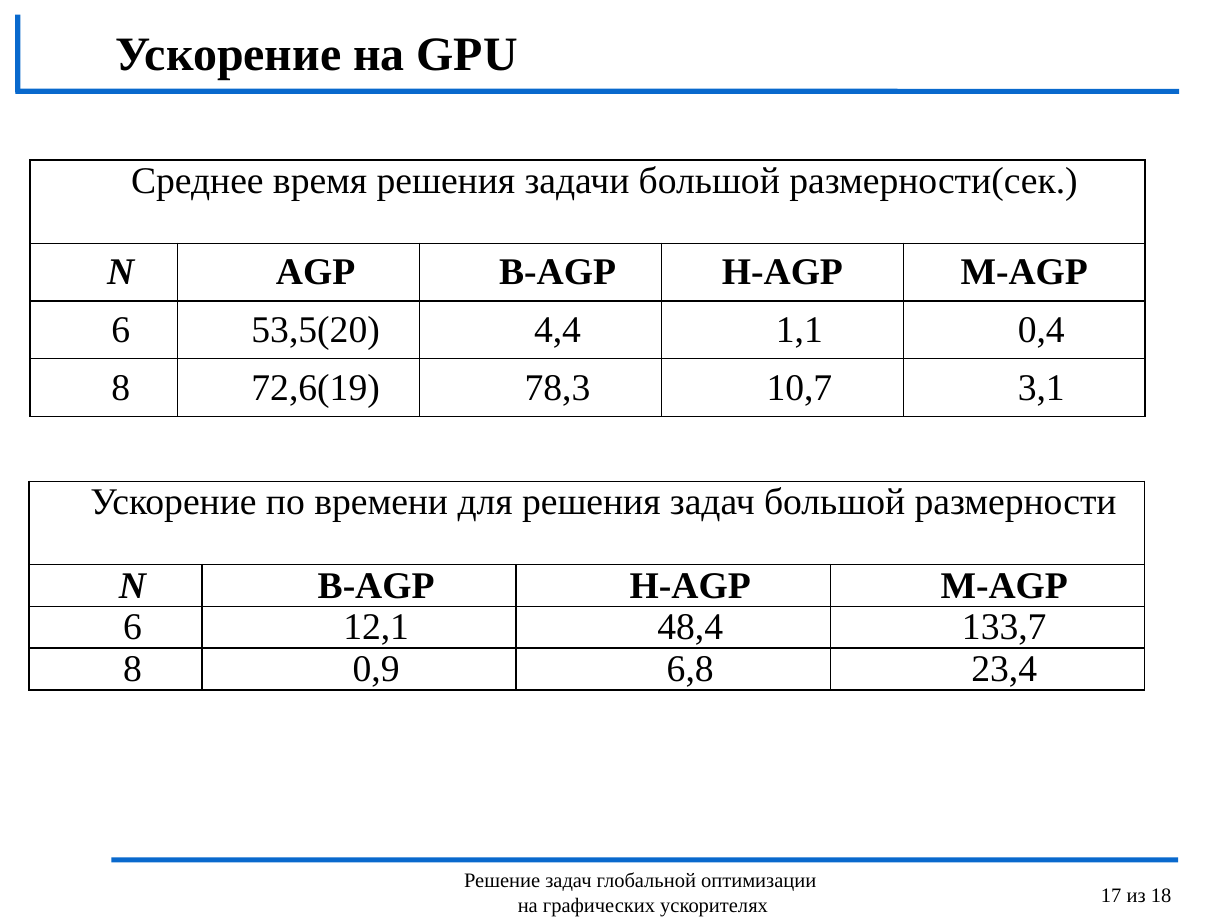
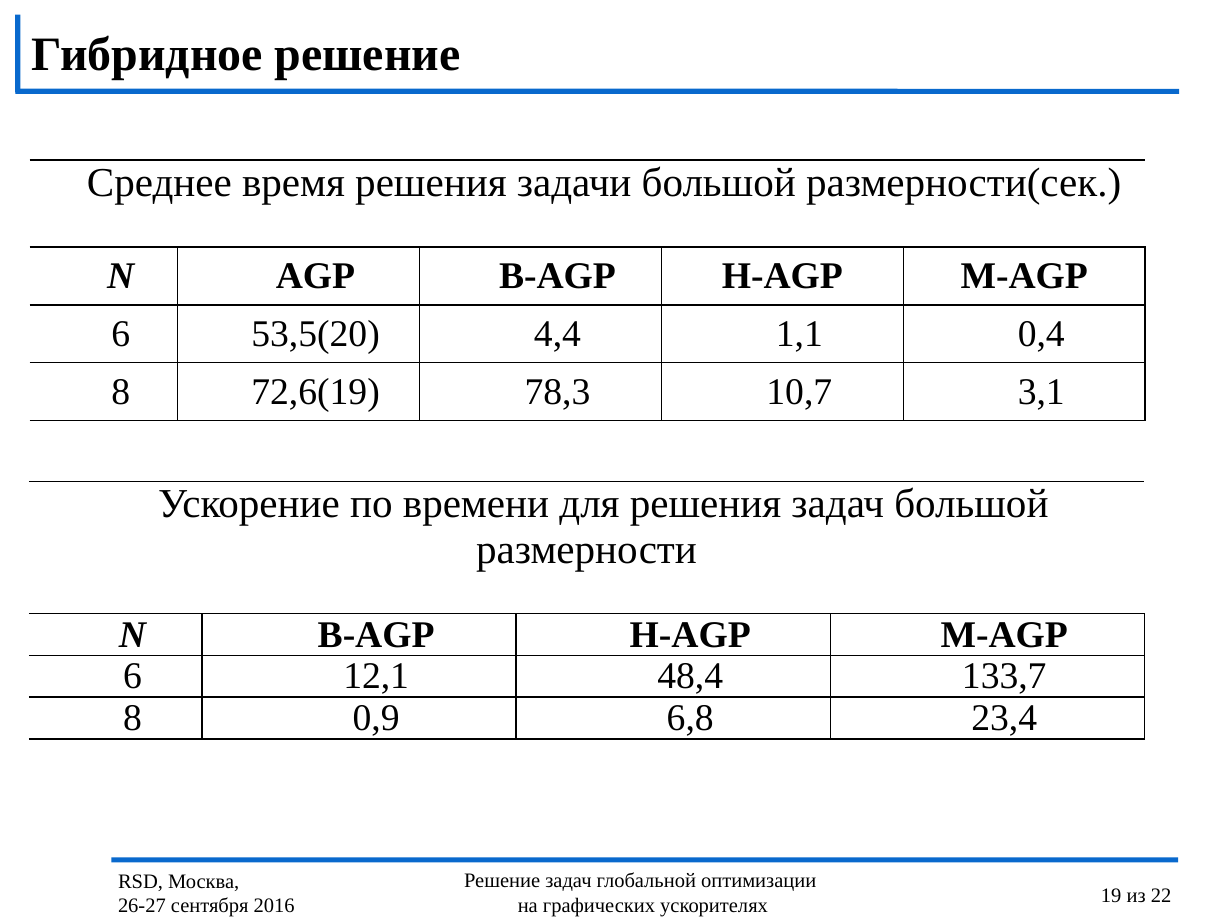
Before and after one commit to kabarkalov/GlobOptPapers, a slide deck: slide 19 of 2016/RSD/RSD_Lebedev.pptx (slide 17 before the commit). Drawn at 1232x924 pixels with LibreOffice and Linux fonts; fonts in the diff are those of the drawing; background and template pictures are left out. Boxes give left, top, right and bottom in pixels: in the first picture for what was removed or moved away, otherwise in the second. Text is boxed around its words. In the diff, an @@ line names an element or a change of style, - is before the commit and + after.

```diff
--- a/2016/RSD/RSD_Lebedev.pptx
+++ b/2016/RSD/RSD_Lebedev.pptx
@@ title added at (32, 35, 461, 80), 28 pt, text #000000, bold @@
+Гибридное решение
@@ title removed at (115, 38, 518, 80) @@
-Ускорение на GPU
@@ table at (30, 160, 1143, 428) @@
@@ size 22 to 24 pt in "Среднее время решения задачи большой размерности(сек.)" @@
@@ borders changed @@
@@ table at (28, 482, 1145, 761) @@
@@ size 22 to 24 pt in "Ускорение по времени для решения задач большой ..." @@
@@ borders changed @@
@@ text added at (118, 874, 295, 917), 12 pt, text #000000 @@
+RSD, Москва,
+26-27 сентября 2016
@@ page number at (1101, 888, 1172, 903): text changed @@
-17 из 18
+19 из 22
```
Also in this commit, not shown: 17 other slides changed, 4 slides added.
